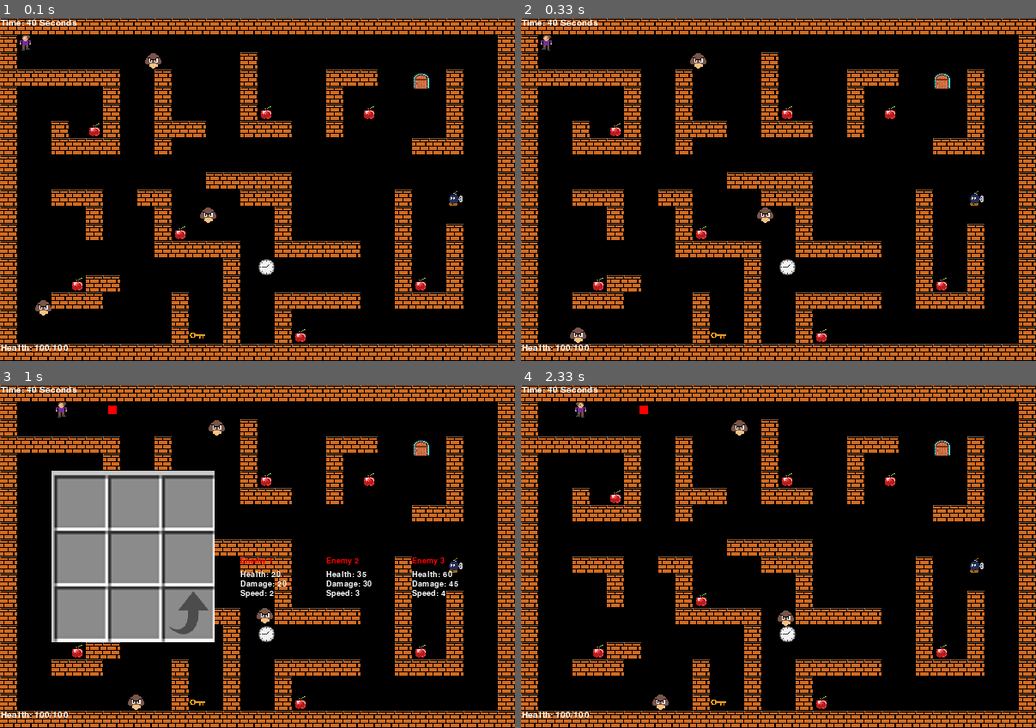
Above: before the commit, frames 1-4 (two rows, left to right).
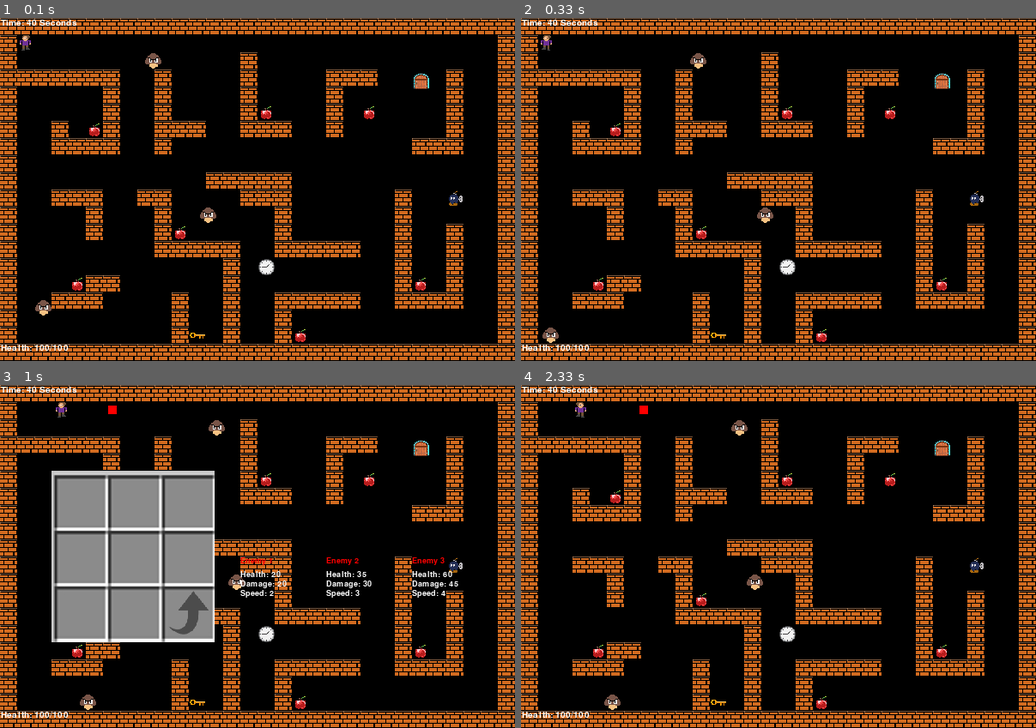
Above: after the commit, the same moments.

Repository: PLEB666/Pygame-Labyrinth
Game: pygame game, started from MAIN.py
The game is run twice, just before and just after one commit, with the same random seed, the same clock (stepped at 60 frames per second) and the same inputs.
Inputs (mouse positions are in pixels of both pictures, inside the frame that each line leads up to):
- Up to frame 1 (0.1 s): no input
- Up to frame 2 (0.33 s): no input
- Up to frame 3 (1 s): hold E 0.33-0.8 s; hold D 0.33-0.8 s; move the mouse to (236, 570) at 0.37 s; hold D from 0.83 s (still down); move the mouse to (422, 546) at 0.87 s; tap Space at 0.9 s; tap E at 0.98 s
- Up to frame 4 (2.33 s): tap Space at 1.2, 1.4, 2.23 s; release D at 1.3 s; hold W 1.33-1.63 s; move the mouse to (654, 559) at 1.37 s; hold A from 2.17 s (still down); move the mouse to (855, 436) at 2.2 s; tap E at 2.32 s

Frame 1 is identical in both runs. In frame 2, 0.2% of the frame differs, in the area x 4-13%, y 90-95%; in frame 3, 0.3%; in frame 4, 0.3%, in the area x 16-53%, y 55-95%.

Commit message:
using ruff suggestions

Diff:
--- a/Enemy.py
+++ b/Enemy.py
@@ -43,13 +43,9 @@
 
     # If enemy collision with wall : choose new path/way to move
     def redirect_enemy(self):
-        if self.current_direction == "up":
+        if self.current_direction == "up" or self.current_direction == "down":
             self.next_direction = random.choice(["left", "right"])
-        elif self.current_direction == "down":
-            self.next_direction = random.choice(["left", "right"])
-        elif self.current_direction == "left":
-            self.next_direction = random.choice(["up", "down"])
-        elif self.current_direction == "right":
+        elif self.current_direction == "left" or self.current_direction == "right":
             self.next_direction = random.choice(["up", "down"])
 
     # If enemy collision with wall : correct enemy
--- a/MAIN.py
+++ b/MAIN.py
@@ -142,44 +142,41 @@
             player.move_left()
         if pressed[pygame.K_d]:
             player.move_right()
-        if pressed[pygame.K_SPACE]:
-            if can_shoot_timer <= 0:
-                can_shoot_timer = SHOOT_DAMAGE_TIME*FPS
-                laser = Weapon(player.rect.centerx, player.rect.centery, player.get_direction())
-                weapon_group.add(laser)
-                gameobject_group.add(laser)
+        if pressed[pygame.K_SPACE] and can_shoot_timer <= 0:
+            can_shoot_timer = SHOOT_DAMAGE_TIME*FPS
+            laser = Weapon(player.rect.centerx, player.rect.centery, player.get_direction())
+            weapon_group.add(laser)
+            gameobject_group.add(laser)
         # Set bomb on field
-        if inventory_open == False:
-            if left_clicked:
-                for item in inventoryPlayer:
-                    if item == "bombPlayer":
-                        bombOnField = Tile(mouse_position_x-TILEWIDTH/2, mouse_position_y-TILEWIDTH/2, bomb)
-                        gameobject_group.add(bombOnField)
-                        bombobject_group.add(bombOnField)
-                        inventoryPlayer.remove("bombPlayer")
+        if inventory_open == False and left_clicked:
+            for item in inventoryPlayer:
+                if item == "bombPlayer":
+                    bombOnField = Tile(mouse_position_x-TILEWIDTH/2, mouse_position_y-TILEWIDTH/2, bomb)
+                    gameobject_group.add(bombOnField)
+                    bombobject_group.add(bombOnField)
+                    inventoryPlayer.remove("bombPlayer")
         # Inventory open/close
-        if pressed[pygame.K_e]:
-            if inventory_open_delay <= 0:
-                inventory_open_delay = OPEN_INVENTORY_DELAY*FPS
-                if inventory_open == False:
-                    # Open Inventory
-                    open_inventory = True
-                else:
-                    # Close inventory and set all variables to False
-                    open_inventory = False
-                    inventory_open = False
-
-                    key_found = False
-                    bomb_found = False
-
-                    invslot_1 = False
-                    invslot_2 = False
-                    invslot_3 = False
-                    invslot_4 = False
-                    invslot_5 = False
-                    invslot_6 = False
-                    invslot_7 = False
-                    invslot_8 = False
+        if pressed[pygame.K_e] and inventory_open_delay <= 0:
+            inventory_open_delay = OPEN_INVENTORY_DELAY*FPS
+            if inventory_open == False:
+                # Open Inventory
+                open_inventory = True
+            else:
+                # Close inventory and set all variables to False
+                open_inventory = False
+                inventory_open = False
+
+                key_found = False
+                bomb_found = False
+
+                invslot_1 = False
+                invslot_2 = False
+                invslot_3 = False
+                invslot_4 = False
+                invslot_5 = False
+                invslot_6 = False
+                invslot_7 = False
+                invslot_8 = False
 
 ####################################################################################################################
         if inventory_open == False:
@@ -194,10 +191,9 @@
                 player.correct_player()
             # Check for player collision with enemy
             collided_player_enemy = pygame.sprite.spritecollide(player, enemy_group, False)
-            if collided_player_enemy:
-                if damage_timer <= 0:
-                    player.damage_player(enemy.get_enemy_damage())
-                    damage_timer = SHOOT_DAMAGE_TIME*FPS
+            if collided_player_enemy and damage_timer <= 0:
+                player.damage_player(enemy.get_enemy_damage())
+                damage_timer = SHOOT_DAMAGE_TIME*FPS
             # Damage timer
             damage_timer -= 1
             # Check for player collision with upgrade
--- a/player.py
+++ b/player.py
@@ -76,8 +76,7 @@
 
     def heal_player(self, heal:int):
         self.__health += heal
-        if self.__health > self.__max_health:
-            self.__health = self.__max_health
+        self.__health = min(self.__health, self.__max_health)
 
     def upgrade_player(self, damage_amount:int):
         self.__damage += damage_amount
